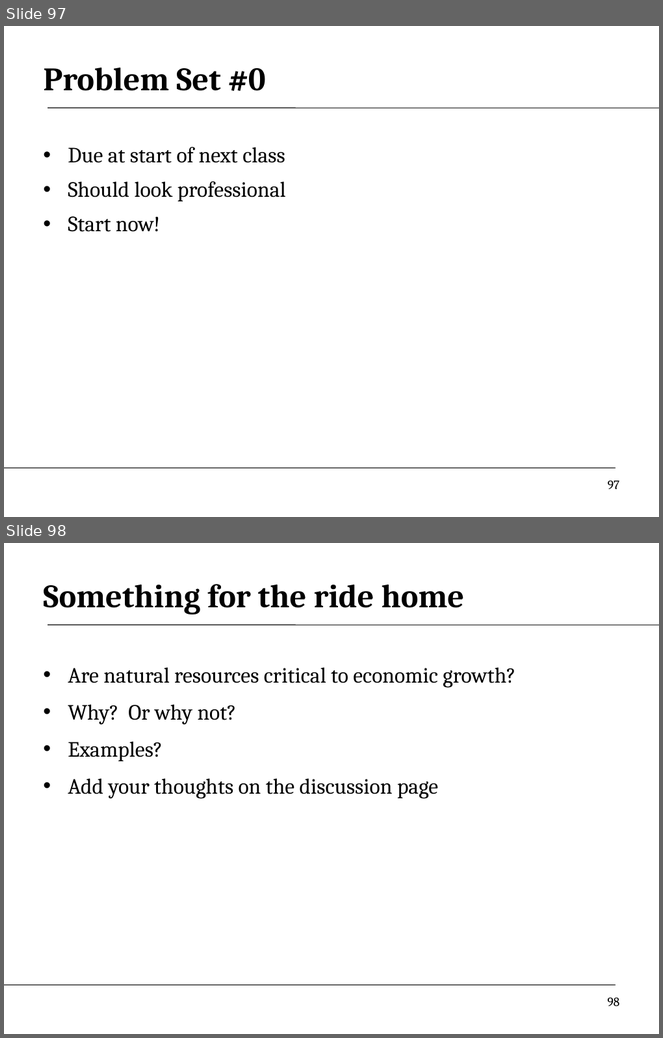
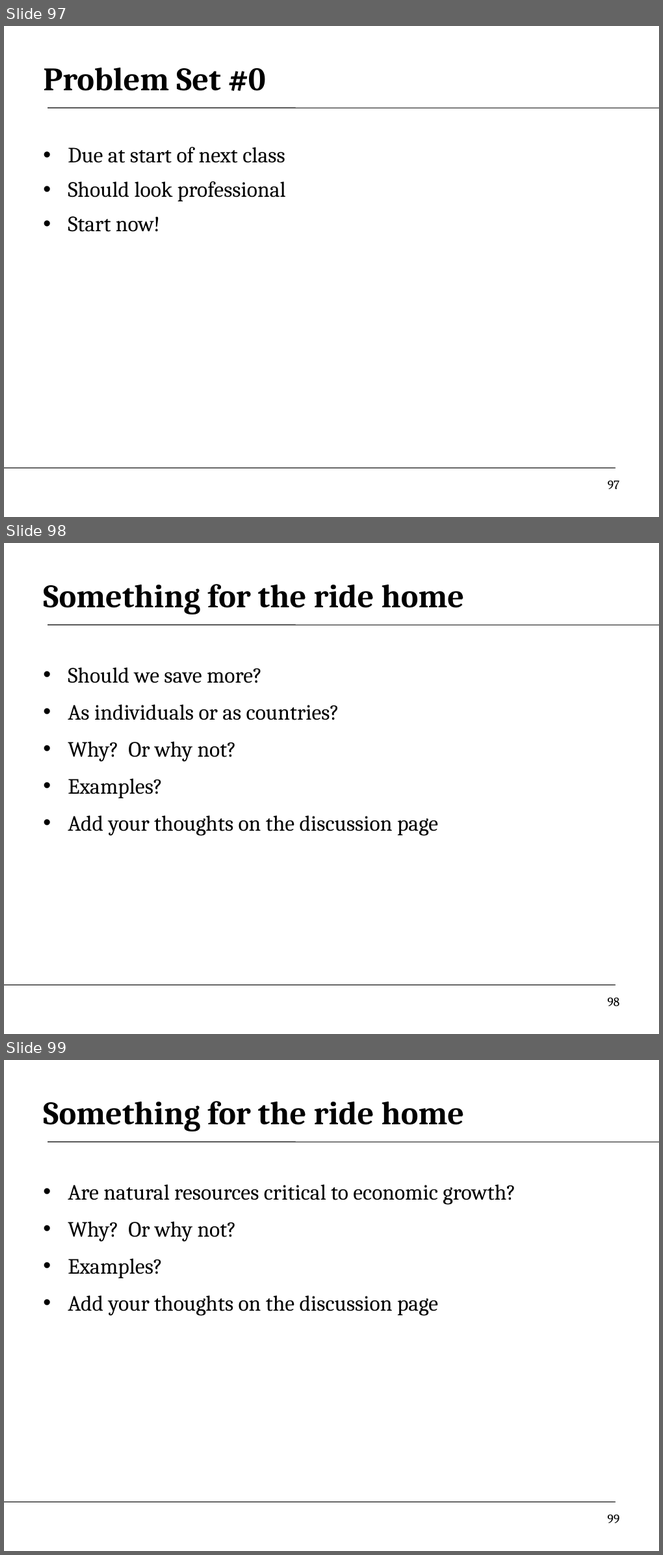
Before and after one commit to DaveBackus/Global_Economy, a slide deck: Slides/slides_intro_f14.pptx. Shown one above the other, each under a label of ours: slides 97 and 98 before the commit, slides 97, 98 and 99 after it. The pictures are 663x1038 and 663x1555 pixels, drawn with LibreOffice and Linux fonts; fonts in the diff are those of the drawing. Boxes give left, top, right and bottom in pixels: in the first picture for what was removed or moved away, otherwise in the second. Text is boxed around its words. In the diff, an @@ line names an element or a change of style, - is before the commit and + after.

```diff
--- a/Slides/slides_intro_f14.pptx
+++ b/Slides/slides_intro_f14.pptx
@@ slide 98 added at box(4, 543, 659, 1034), background #FFFFFF; not listed: 2 template elements that a slide beside it also shows @@
@@ title added at box(43, 584, 465, 615), 36 pt, text #000000, bold @@
+Something for the ride home
@@ text added at box(68, 667, 438, 836), 24 pt, text #000000 @@
+• Should we save more?
+• As individuals or as countries?
+• Why? Or why not?
+• Examples?
+• Add your thoughts on the discussion page
@@ page number added at box(608, 998, 620, 1006), 14 pt, text #000000 @@
+98
@@ what was slide 98 is now slide 99 @@
@@ page number at box(608, 1515, 620, 1523): text changed @@
-98
+99
```
Also in this commit, not shown: 2 slides changed, 12 other files.
